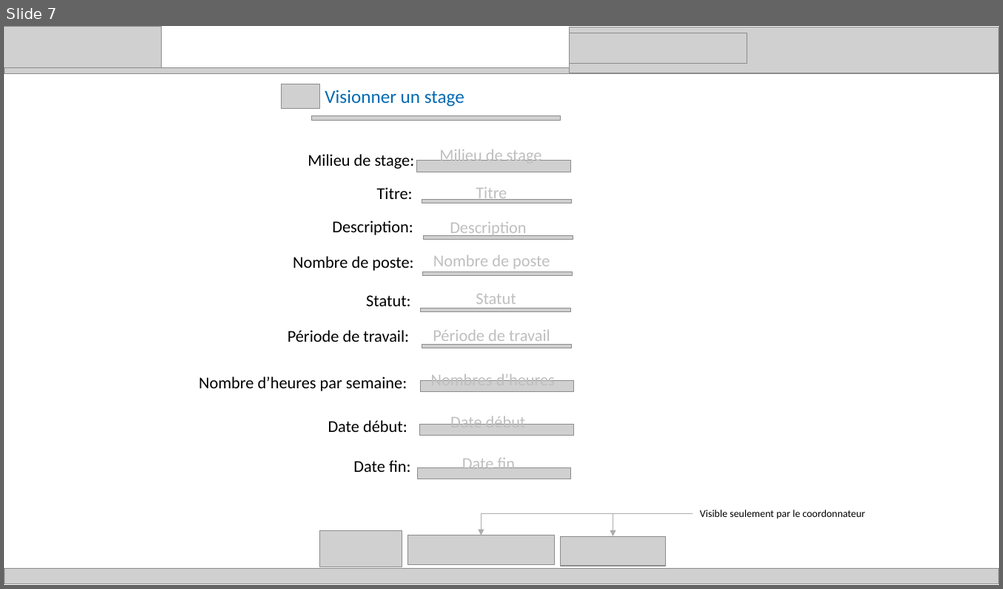
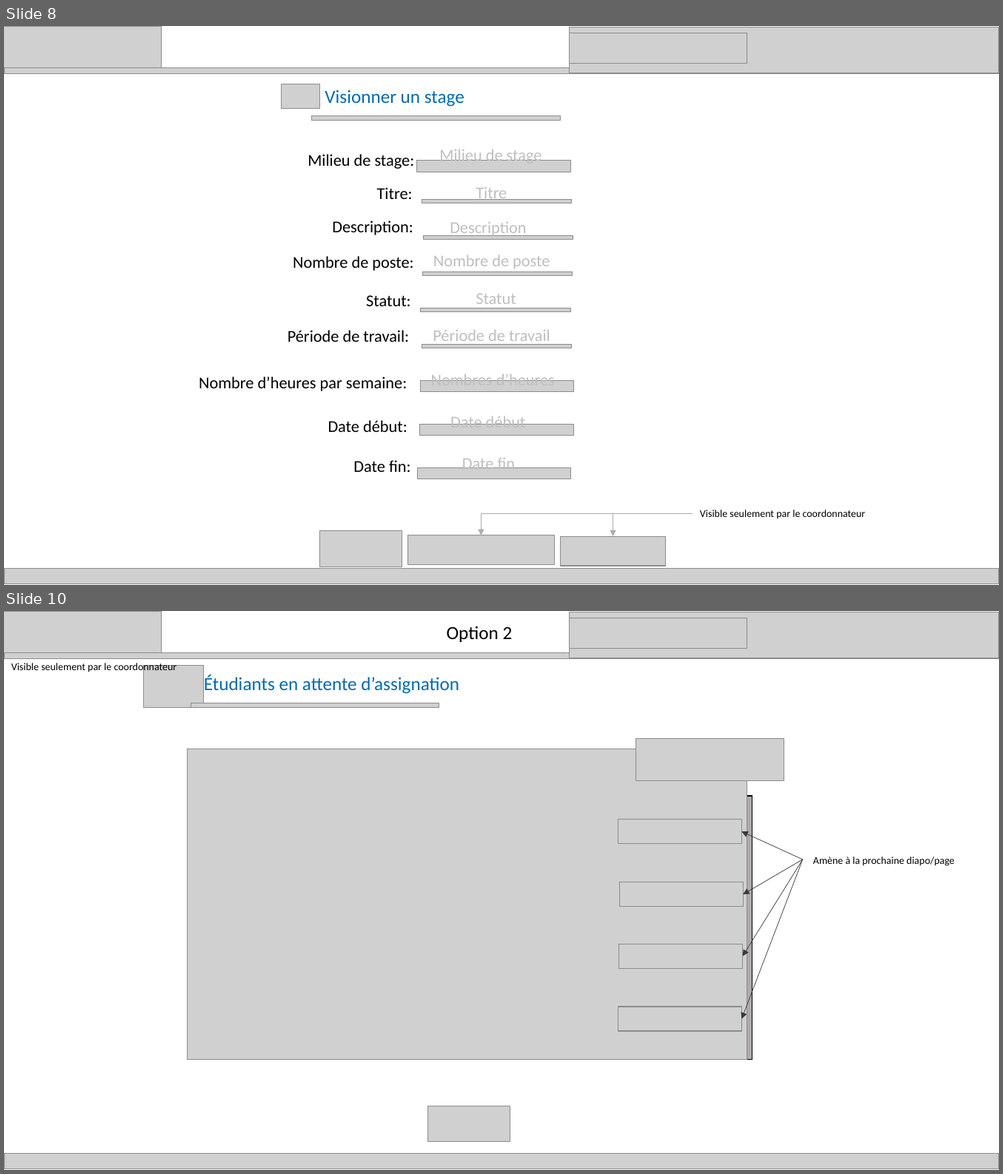
Before and after one commit to zacouse/GestionStages, a slide deck: Documentation/SchémaModificationMilieudeStage.pptx. Shown one above the other, each under a label of ours: slide 7 before the commit, slides 8 and 10 after it; the slides between them are not shown. The pictures are 1003x589 and 1003x1174 pixels, drawn with LibreOffice and Linux fonts; fonts in the diff are those of the drawing; grey boxes stand for pictures. Boxes give left, top, right and bottom in pixels: in the first picture for what was removed or moved away, otherwise in the second. Text is boxed around its words. In the diff, an @@ line names an element or a change of style, - is before the commit and + after.

Commit message:
Assignation superviseur dans les schémas

```diff
--- a/Documentation/SchémaModificationMilieudeStage.pptx
+++ b/Documentation/SchémaModificationMilieudeStage.pptx
@@ slide 10 added at (4,611,999,1170), background #FFFFFF @@
@@ picture added at (4,611,162,655) @@
@@ text added at (447,626,512,642), 18 pt, text #000000 @@
+Option 2
@@ picture added at (569,612,999,658) @@
@@ picture added at (569,618,746,648) @@
@@ picture added at (4,652,999,659) @@
@@ text added at (11,662,177,674), 10 pt, text #000000 @@
+Visible seulement par le coordonnateur
@@ picture added at (144,666,203,707) @@
@@ text added at (204,675,459,694), 18 pt, text #036AB1 @@
+Étudiants en attente d’assignation
@@ picture added at (190,703,439,707) @@
@@ picture added at (635,738,784,781) @@
@@ picture added at (187,749,746,1060) @@
@@ rectangle added at (746,796,751,1060), fill #AFABAB, outline #000000 1 pt @@
@@ picture added at (618,820,742,845) @@
@@ arrow added from (802, 860) to (742, 832), #3B3838 0.5 pt @@
@@ arrow added from (802, 860) to (742, 1019), #3B3838 0.5 pt @@
@@ arrow added from (802, 860) to (743, 894), #3B3838 0.5 pt @@
@@ arrow added from (802, 860) to (743, 957), #3B3838 0.5 pt @@
@@ text added at (813,857,954,866), 10 pt, text #000000 @@
+Amène à la prochaine diapo/page
@@ picture added at (620,883,743,907) @@
@@ picture added at (619,945,743,969) @@
@@ picture added at (618,1007,742,1032) @@
@@ picture added at (428,1106,510,1142) @@
@@ picture added at (4,1153,999,1169) @@
@@ what was slide 7 is now slide 8 @@
```
Also in this commit, not shown: 2 slides changed, 2 other slides added.
